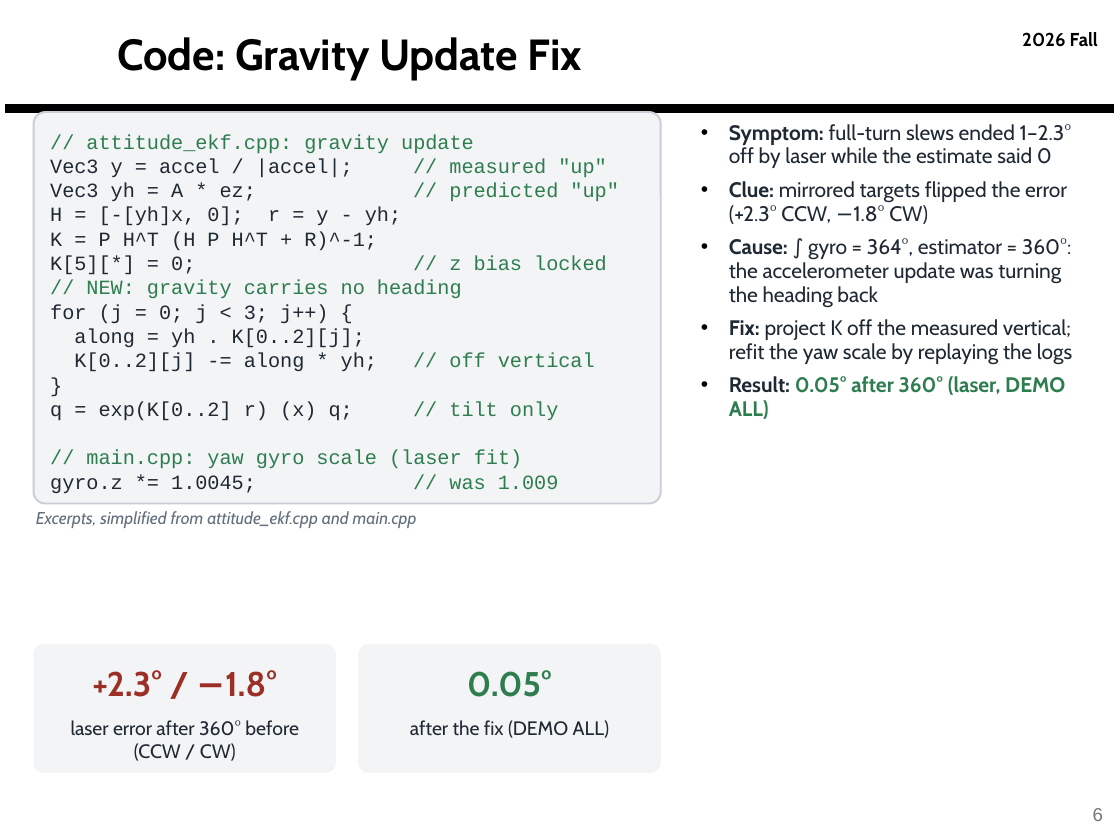
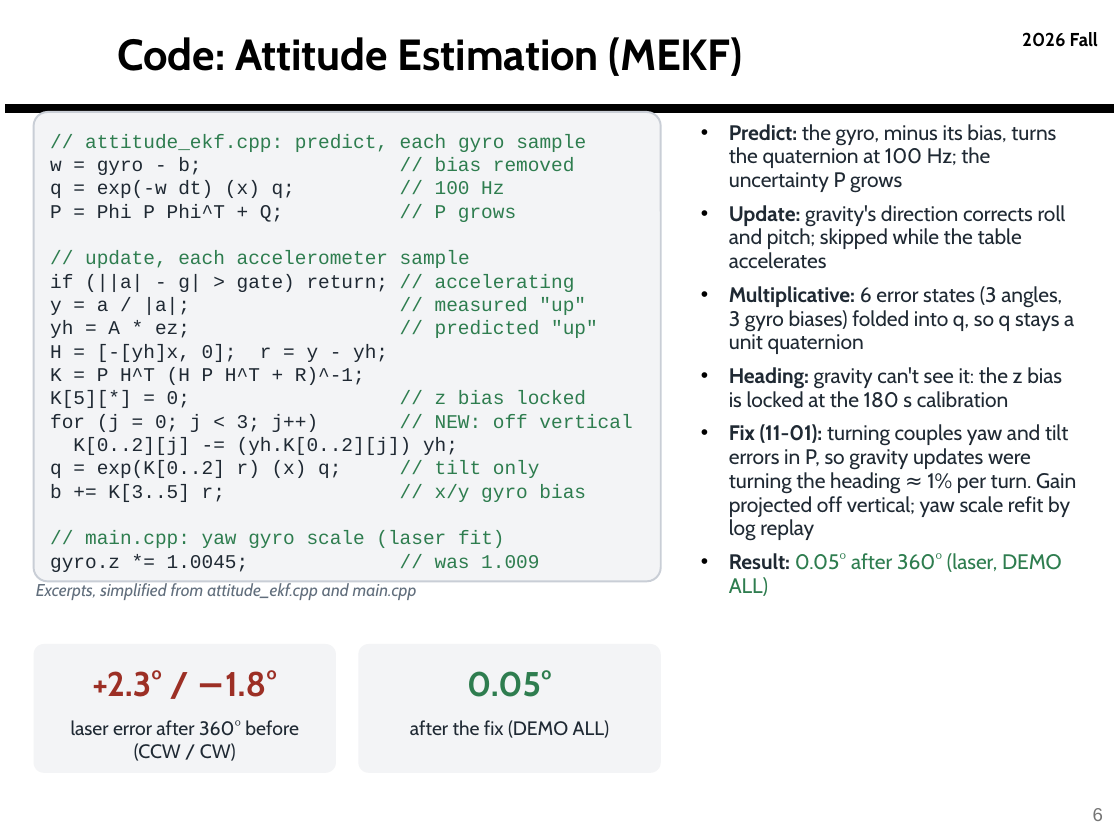
Before and after one commit to derek-weissinger-usafa/Astro-331-Lab-8, a slide deck: slide 6 of Reports/Astro 331 Lab 8_2_3 Body Final Pres.pptx. Drawn at 1120x840 pixels with LibreOffice and Linux fonts; fonts in the diff are those of the drawing; background and template pictures are left out. Boxes give left, top, right and bottom in pixels: in the first picture for what was removed or moved away, otherwise in the second. Text is boxed around its words. In the diff, an @@ line names an element or a change of style, - is before the commit and + after.

```diff
--- a/Reports/Astro 331 Lab 8_2_3 Body Final Pres.pptx
+++ b/Reports/Astro 331 Lab 8_2_3 Body Final Pres.pptx
@@ title at (117, 37, 743, 76): text changed @@
-Code: Gravity Update Fix
+Code: Attitude Estimation (MEKF)
@@ rounded rectangle: place and size @@
-rounded rectangle at (34, 112, 661, 504)
+rounded rectangle at (34, 112, 661, 581)
@@ text at (50, 134, 598, 338): text changed; size 13 to 12.5 pt @@
-// attitude_ekf.cpp: gravity update
-Vec3 y = accel / |accel|; // measured "up"
-Vec3 yh = A * ez; // predicted "up"
+// attitude_ekf.cpp: predict, each gyro sample
+w = gyro - b; // bias removed
+q = exp(-w dt) (x) q; // 100 Hz
+P = Phi P Phi^T + Q; // P grows
+// update, each accelerometer sample
+if (||a| - g| > gate) return; // accelerating
+y = a / |a|; // measured "up"
+yh = A * ez; // predicted "up"
@@ text at (729, 124, 1076, 541): text changed @@
-• Symptom: full-turn slews ended 1–2.3° off by laser while the estimate said 0
-• Clue: mirrored targets flipped the error (+2.3° CCW, −1.8° CW)
-• Cause: ∫ gyro = 364°, estimator = 360°: the accelerometer update was turning the heading back
-• Fix: project K off the measured vertical; refit the yaw scale by replaying the logs
+• Predict: the gyro, minus its bias, turns the quaternion at 100 Hz; the uncertainty P grows
+• Update: gravity's direction corrects roll and pitch; skipped while the table accelerates
+• Multiplicative: 6 error states (3 angles, 3 gyro biases) folded into q, so q stays a unit quaternion
+• Heading: gravity can't see it: the z bias is locked at the 180 s calibration
+• Fix (11-01): turning couples yaw and tilt errors in P, so gravity updates were turning the heading ≈ 1% per turn. Gain projected off vertical; yaw scale refit by log replay
@@ text at (50, 344, 586, 572): size 13 to 12.5 pt in "H = [-[yh]x, 0]; r = y ...", "K = P H^T (H P H^T ...", "K[5][*] = 0; // z bias locked", "q = exp(K[0..2] r) (x) q; // ..." and 2 more places @@
@@ text at (50, 414, 632, 455): text changed; size 13 to 12.5 pt @@
-// NEW: gravity carries no heading
-for (j = 0; j < 3; j++) {
-along = yh . K[0..2][j];
-K[0..2][j] -= along * yh; // off vertical
-}
+for (j = 0; j < 3; j++) // NEW: off vertical
+K[0..2][j] -= (yh.K[0..2][j]) yh;
@@ text at (50, 484, 586, 502): paragraph added @@
+b += K[3..5] r; // x/y gyro bias
@@ text at (729, 553, 1062, 596): bold off in "0.05° after 360° (laser, DEMO ALL)" @@
@@ text "Excerpts, simplified from attitude_ekf.cpp and ...": place and size @@
-text "Excerpts, simplified from attitude_ekf.cpp and ..." at (36, 511, 417, 528)
+text "Excerpts, simplified from attitude_ekf.cpp and ..." at (36, 583, 417, 600)
```
Also in this commit, not shown: 11 other slides changed, 14 other files.
